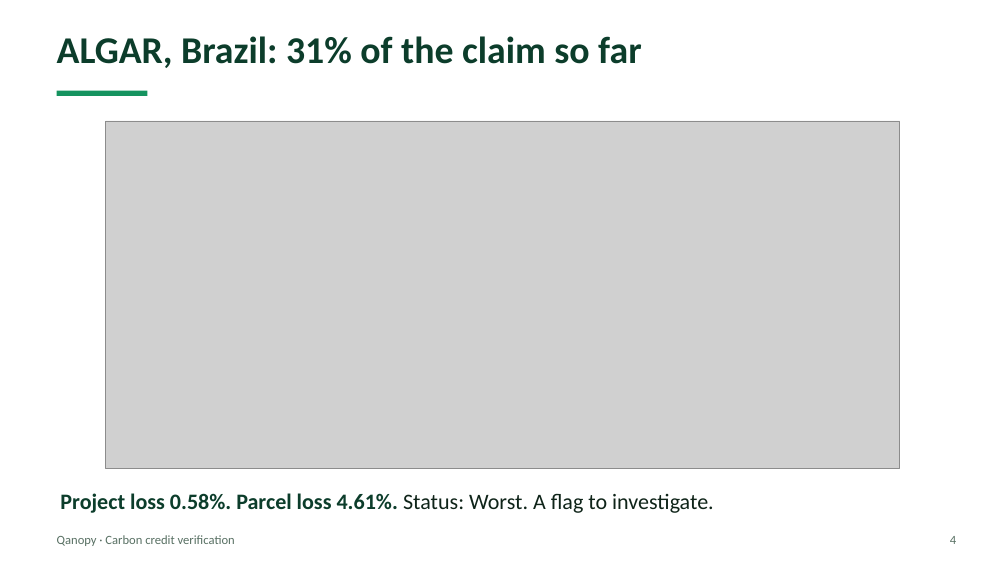
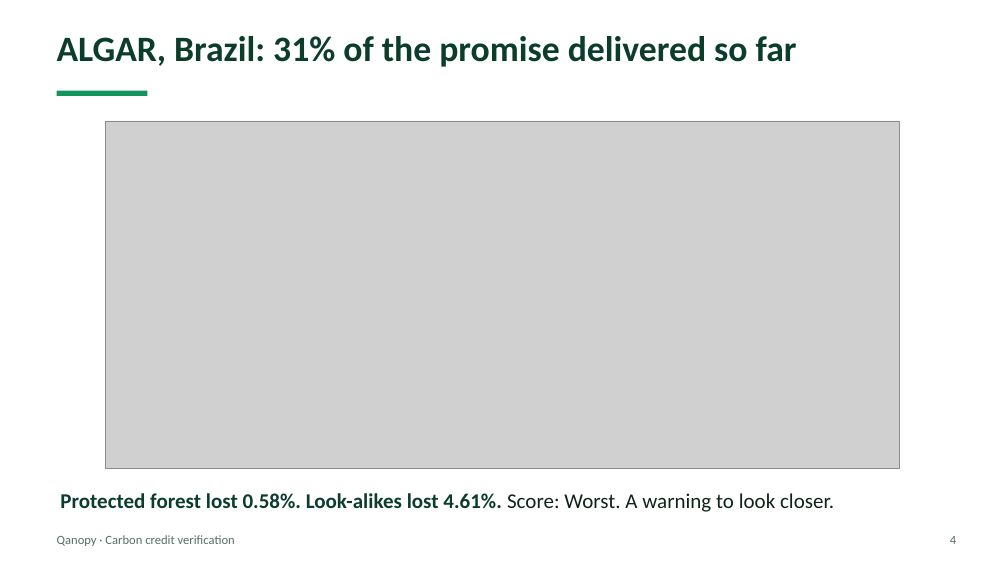
Before and after one commit to Quantum-hackathon-Qanopy/Parcel_finder, a slide deck: slide 4 of docs/Qanopy_pitch.pptx. Drawn at 1008x567 pixels with LibreOffice and Linux fonts; fonts in the diff are those of the drawing; grey boxes stand for pictures. Boxes give left, top, right and bottom in pixels: in the first picture for what was removed or moved away, otherwise in the second. Text is boxed around its words. In the diff, an @@ line names an element or a change of style, - is before the commit and + after.

```diff
--- a/docs/Qanopy_pitch.pptx
+++ b/docs/Qanopy_pitch.pptx
@@ text at (57, 36, 797, 67): text changed; size 36 to 34 pt @@
-ALGAR, Brazil: 31% of the claim so far
+ALGAR, Brazil: 31% of the promise delivered so far
@@ text at (60, 493, 834, 512): text changed; size 21 to 20 pt @@
-Project loss 0.58%. Parcel loss 4.61%. Status: Worst. A flag to investigate.
+Protected forest lost 0.58%. Look-alikes lost 4.61%. Score: Worst. A warning to look closer.
```
Also in this commit, not shown: 4 other slides changed, 2 slides added, 2 slides removed.
